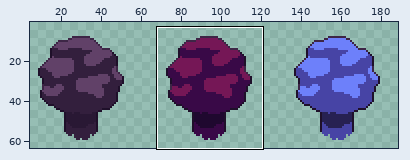
Two versions of one sprite sheet, godot/tree/tree.png. The picture above shows the old version from afar; the outline marks the close-up.
Close-up. The starting point:
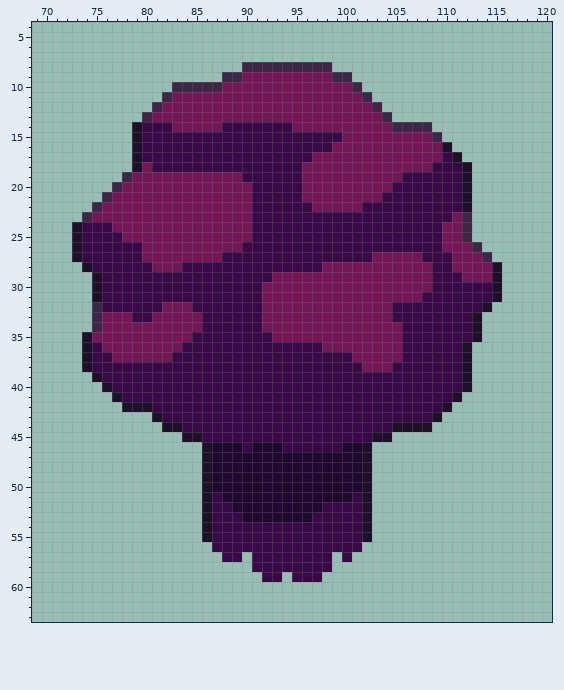
The file is 192x64 pixels. Shown: x 69..120, y 4..63. The wide view leaves out empty margins. The commit also changed other parts of the picture, which this record leaves out.
Once edited:
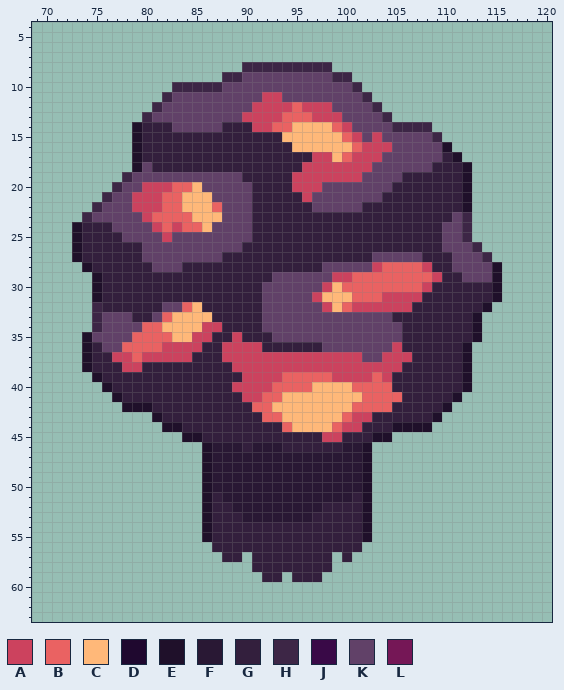
Palette (. is transparent): A #cc425e  B #ea6262  C #ffb879  D #1f082f  E #1f102a  F #291834  G #331f3d  H #3d2646  J #390947  K #614168  L #751756
The edit:
@@ x 69..120 @@
  8 .....................HHHHHHHHH......................
- 9 ...................HHLLLLLLLLLHH....................
-10 ..............HHHHHLLLLLLLLLLLLLH...................
-11 .............HLLLLLLLLLLLLLLLLLLLH..................
-12 ............HLLLLLLLLLLLLLLLLLLLLLH.................
-13 ...........HLLLLLLLLLLLLLLLLLLLLLLLH................
-14 ..........EJJJLLLLLJJJJJJJLLLLLLLLLLHHHH............
-15 ..........EJJJJJJJJJJJJJJJJJJJJLLLLLLLLLH...........
-16 ..........EJJJJJJJJJJJJJJJJJJJLLLLLLLLLLLE..........
-17 ..........EJJJJJJJJJJJJJJJJJLLLLLLLLLLLLLJE.........
-18 ..........ELJJJJJJJJJJJJJJJLLLLLLLLLLLLLJJJE........
-19 .........HLLLLLLLLLLLJJJJJJLLLLLLLLLLJJJJJJE........
-20 ........HLLLLLLLLLLLLLJJJJJLLLLLLLLLJJJJJJJE........
-21 .......HLLLLLLLLLLLLLLJJJJJLLLLLLLLJJJJJJJJE........
-22 ......HLLLLLLLLLLLLLLLJJJJJJLLLLLJJJJJJJJJJE........
-23 .....HLLLLLLLLLLLLLLLLJJJJJJJJJJJJJJJJJJJJLH........
-24 ....EJJJLLLLLLLLLLLLLLJJJJJJJJJJJJJJJJJJJLLH........
-25 ....EJJJJLLLLLLLLLLLLLJJJJJJJJJJJJJJJJJJJLLH........
-26 ....EJJJJJJLLLLLLLLLLJJJJJJJJJJJJJJJJJJJJLLLH.......
-27 ....EJJJJJJLLLLLLLLJJJJJJJJJJJJJJJLLLLLJJJLLLH......
-28 .....EJJJJJJLLLJJJJJJJJJJJJJJLLLLLLLLLLLJJLLLLE.....
-29 ......EJJJJJJJJJJJJJJJJJLLLLLLLLLLLLLLLLJJJLLLE.....
-30 ......EJJJJJJJJJJJJJJJJLLLLLLLLLLLLLLLLLJJJJJJE.....
-31 ......EJJJJJJJJJJJJJJJJLLLLLLLLLLLLLLLLJJJJJJJE.....
-32 ......HJJJJJJLLLJJJJJJJLLLLLLLLLLLLLJJJJJJJJJE......
-33 ......HLLLJJLLLLLJJJJJJLLLLLLLLLLLLLJJJJJJJJE.......
-34 ......HLLLLLLLLLLJJJJJJLLLLLLLLLLLLLLJJJJJJJE.......
-35 .....ELLLLLLLLLLJJJJJJJJLLLLLLLLLLLLLJJJJJJJE.......
-36 .....EJLLLLLLLLJJJJJJJJJJJJJJLLLLLLLLJJJJJJE........
-37 .....EJJLLLLLLJJJJJJJJJJJJJJJJJJLLLLLJJJJJJE........
-38 .....EJJJJJJJJJJJJJJJJJJJJJJJJJJJLLLJJJJJJJE........
-39 ......EJJJJJJJJJJJJJJJJJJJJJJJJJJJJJJJJJJJJE........
-40 .......EJJJJJJJJJJJJJJJJJJJJJJJJJJJJJJJJJJJE........
-41 ........EJJJJJJJJJJJJJJJJJJJJJJJJJJJJJJJJJE.........
-42 .........EEEJJJJJJJJJJJJJJJJJJJJJJJJJJJJJE..........
-43 ............EJJJJJJJJJJJJJJJJJJJJJJJJJJJE...........
-44 .............EEJJJJJJJJJJJJJJJJJJJJJEEEE............
-45 ...............EEJJJJJJJJJJJJJJJJJEE................
-46 .................EDDDJDDDJJJJJJDDE..................
-47 .................EDDDDDDDDDDDDDDDE..................
-48 .................EDDDDDDDDDDDDDDDE..................
-49 .................EDDDDDDDDDDDDDDDE..................
-50 .................EDDDDDDDDDDDDDDDE..................
-51 .................EJDDDDDDDDDDDDDJE..................
-52 .................EJJDDDDDDDDDJJJJE..................
-53 .................EJJJDDDDDDDJJJJJE..................
-54 .................EJJJJJJJJJJJJJJJE..................
-55 .................EJJJJJJJJJJJJJJJE..................
-56 ..................JJJJJJJJJJJJJJJ...................
-57 ...................JJ.JJJJJJJJ.J....................
-58 ......................JJJJJJJJ......................
-59 .......................JJ.JJJ.......................
+ 9 ...................HHKKKKKKKKKHH....................
+10 ..............HHHHHKKKKKKKKKKKKKH...................
+11 .............HKKKKKKKKKAAKKKKKKKKH..................
+12 ............HKKKKKKKKKAAAABAAAKKKKH.................
+13 ...........HKKKKKKKKKAAAABBBAAAKKKKH................
+14 ..........EGGGKKKKKGGGAABBCCCCBAKKKKHHHH............
+15 ..........EGGGGGGGGGGGGGGCCCCCCBAKAKKKKKH...........
+16 ..........EGGGGGGGGGGGGGGGCCCCCCBAAAKKKKKE..........
+17 ..........EGGGGGGGGGGGGGGGGGAACBAAAKKKKKKGE.........
+18 ..........EKGGGGGGGGGGGGGGGAAAAAAAKKKKKKGGGE........
+19 .........HKKKKKKKKKKKGGGGGAAAAAAAKKKKGGGGGGE........
+20 ........HKKAAABBCKKKKKGGGGAAAKKKKKKKGGGGGGGE........
+21 .......HKKAAABBCCCKKKKGGGGGAKKKKKKKGGGGGGGGE........
+22 ......HKKKAAABBCCCBKKKGGGGGGKKKKKGGGGGGGGGGE........
+23 .....HKKKKKABBBBCCCKKKGGGGGGGGGGGGGGGGGGGGKH........
+24 ....EGGGKKKKABABBCKKKKGGGGGGGGGGGGGGGGGGGKKH........
+25 ....EGGGGKKKKAKKKKKKKKGGGGGGGGGGGGGGGGGGGKKH........
+26 ....EGGGGGGKKKKKKKKKKGGGGGGGGGGGGGGGGGGGGKKKH.......
+27 ....EGGGGGGKKKKKKKKGGGGGGGGGGGGGGGKKKKKGGGKKKH......
+28 .....EGGGGGGKKKGGGGGGGGGGGGGGKKKKKABBBBAGGKKKKE.....
+29 ......EGGGGGGGGGGGGGGGGGKKKKKKAABBBBBBBBAGGKKKE.....
+30 ......EGGGGGGGGGGGGGGGGKKKKKKACBBBBBBBBAGGGGGGE.....
+31 ......EGGGGGGGGGGGGGGGGKKKKKACCCBBBAAAAGGGGGGGE.....
+32 ......HGGGGGGKKBCGGGGGGKKKKKKACBAAAAAAGGGGGGGE......
+33 ......HKKKGGKBCCCCGGGGGKKKKKKKKKKKKKGGGGGGGGE.......
+34 ......HKKKKBBCCCCAAGGGGKKKKKKKKKKKKKKGGGGGGGE.......
+35 .....EKKKKBBBBCCAAGGAGGGKKKKKKKKKKKKKGGGGGGGE.......
+36 .....EGKKBBBBAAAAGGAAAAGGGGGGKKKKKKKAGGGGGGE........
+37 .....EGGAABAAAAAGGGAAAAAAAAAAAAAAKKAAAGGGGGE........
+38 .....EGGGAAGGGGGGGGGAAAAAAAAAAAAAAAAAGGGGGGE........
+39 ......EGGGGGGGGGGGGGGAAAABBBBBAAAABAGGGGGGGE........
+40 .......EGGGGGGGGGGGGAAAABBBBCCCCBBBBGGGGGGGE........
+41 ........EGGGGGGGGGGGGAABBCCCCCCCCBBBBGGGGGE.........
+42 .........EEEGGGGGGGGGGBBCCCCCCCCBBBBGGGGGE..........
+43 ............EGGGGGGGGGGBBCCCCCCBAAGGGGGGE...........
+44 .............EEGGGGGGGGGGBCCCCBAAGGGEEEE............
+45 ...............EEGGGGGGGGGGGGAAGGGEE................
+46 .................EFFFGFFFGGGGGGFFE..................
+47 .................EFFFFFFFFFFFFFFFE..................
+48 .................EFFFFFFFFFFFFFFFE..................
+49 .................EFFFFFFFFFFFFFFFE..................
+50 .................EFFFFFFFFFFFFFFFE..................
+51 .................EGFFFFFFFFFFFFFGE..................
+52 .................EGGFFFFFFFFFGGGGE..................
+53 .................EGGGFFFFFFFGGGGGE..................
+54 .................EGGGGGGGGGGGGGGGE..................
+55 .................EGGGGGGGGGGGGGGGE..................
+56 ..................GGGGGGGGGGGGGGG...................
+57 ...................GG.GGGGGGGG.G....................
+58 ......................GGGGGGGG......................
+59 .......................GG.GGG.......................
 60 ....................................................
Changed places in both close-ups, as pixel boxes (x1, y1, x2, y2):
changed: (82, 72, 492, 582)
